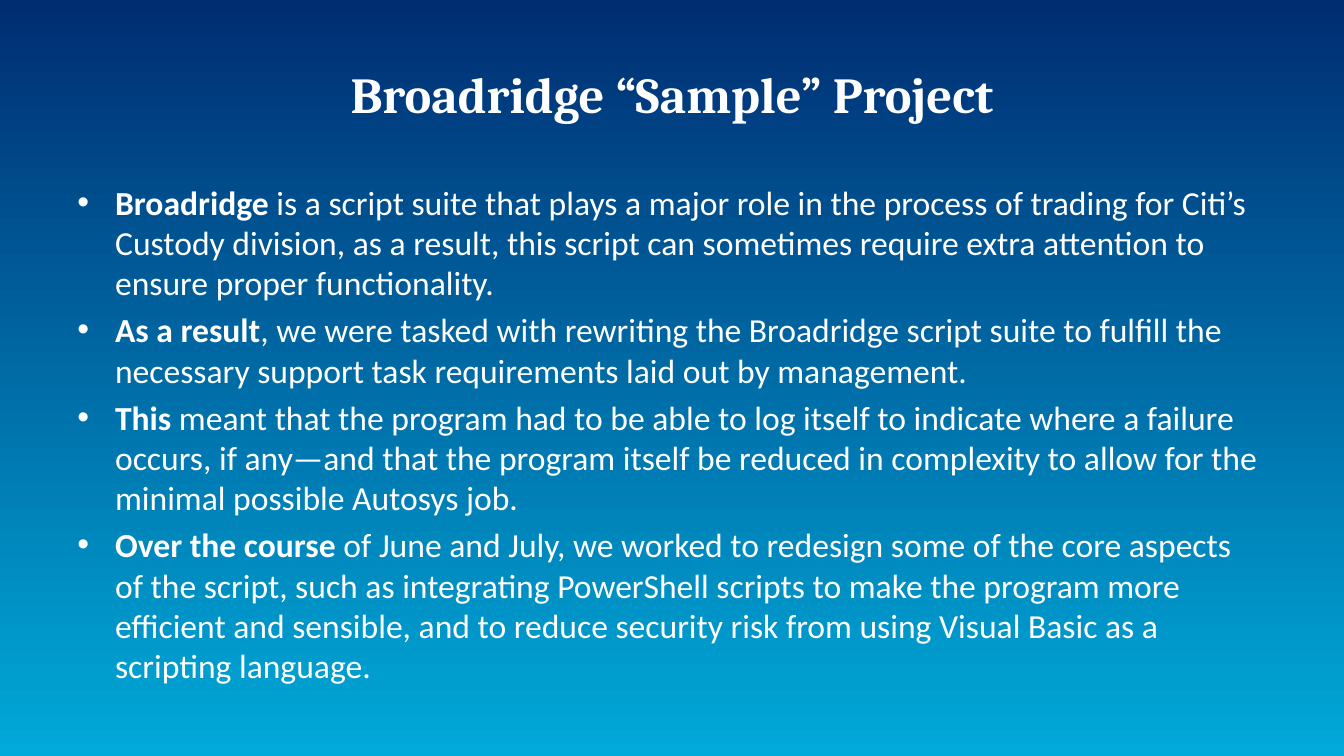
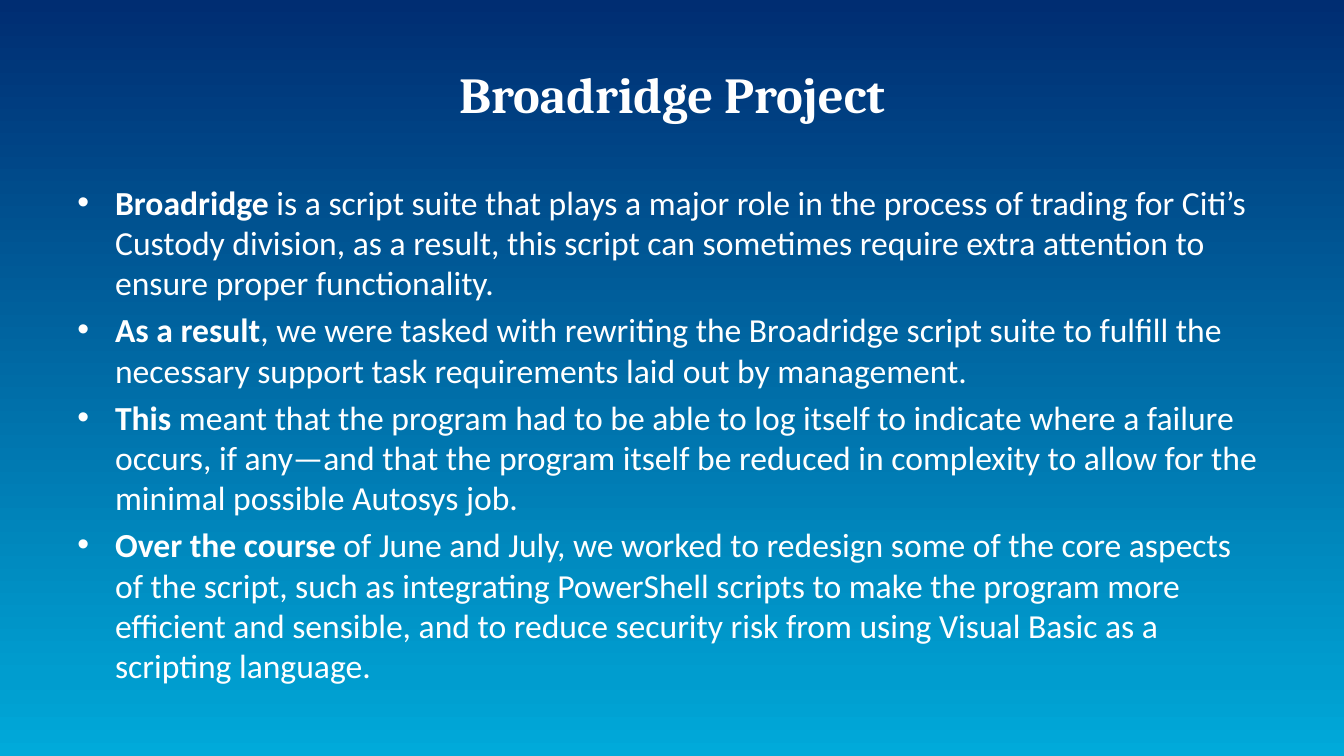
Before and after one commit to AsamiT/selflearn, a slide deck: slide 19 of InternProject.pptx (slide 18 before the commit). Drawn at 1344x756 pixels with LibreOffice and Linux fonts; fonts in the diff are those of the drawing. Boxes give left, top, right and bottom in pixels: in the first picture for what was removed or moved away, otherwise in the second. Text is boxed around its words. In the diff, an @@ line names an element or a change of style, - is before the commit and + after.

```diff
--- a/InternProject.pptx
+++ b/InternProject.pptx
@@ title at (459,78,885,124): text changed @@
-Broadridge “Sample” Project
+Broadridge Project
```
Also in this commit, not shown: 4 other slides changed, 1 slide added.
